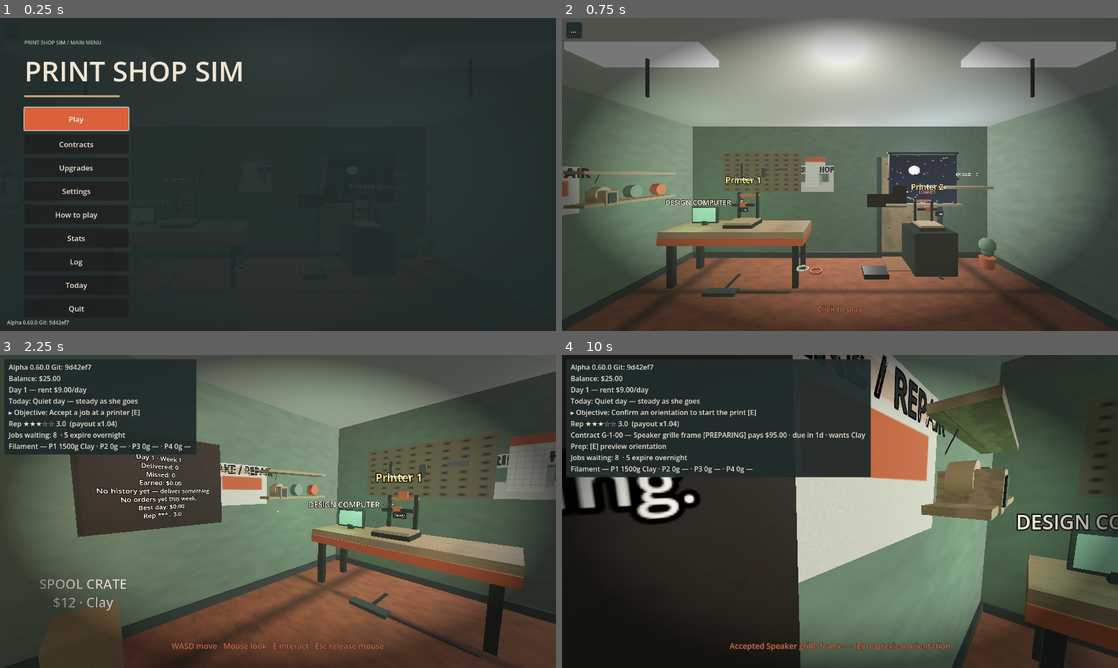
Above: before the commit, frames 1-4 (two rows, left to right).
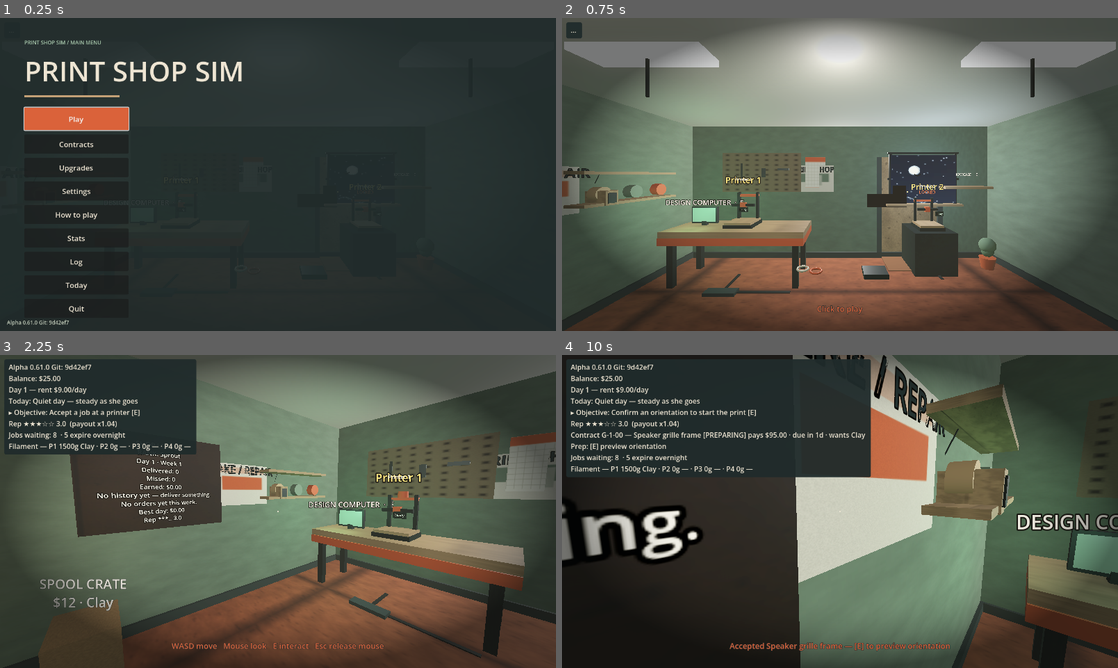
Above: after the commit, the same moments.

Repository: jiracipika/printshop-sim
Game: Godot game, scene res://scenes/Main.tscn
The game is run twice, just before and just after one commit, with the same random seed, the same clock (stepped at 60 frames per second) and the same inputs.
Inputs (mouse positions are in pixels of both pictures, inside the frame that each line leads up to):
- Up to frame 1 (0.25 s): no input
- Up to frame 2 (0.75 s): click "Play" at 0.5 s
- Up to frame 3 (2.25 s): tap Enter (ui_accept) at 1.25, 1.52, 2 s; move the mouse to (400, 495) at 1.27 s; hold D (move_right) 1.28-2.03 s; tap E (interact) at 1.35 s; click (400, 495) at 1.42 s; move the mouse to (250, 511) at 2.02 s; hold W (move_forward) from 2.03 s (still down); tap 1 at 2.1 s
- Up to frame 4 (10 s): tap Enter (ui_accept) at 2.27, 3.5, 3.77, 4.25, 4.52, 5, 5.27, 5.75, 6.77, 7.52, 8.27, 9.77 s; move the mouse to (851, 505) at 2.77 s; tap 2 at 2.85, 8.85 s; move the mouse to (834, 517) at 3.52 s; tap 3 at 3.6, 9.6 s; click (834, 517) at 3.67 s; move the mouse to (878, 514) at 4.27 s; tap 4 at 4.35 s; move the mouse to (795, 508) at 5.02 s; tap 5 at 5.1 s; move the mouse to (845, 511) at 5.77 s; tap 6 at 5.85 s; click (845, 511) at 5.92 s; move the mouse to (817, 505) at 6.52 s; release W (move_forward) at 6.53 s; hold D (move_right) 6.53-7.28 s; tap 7 at 6.6 s; move the mouse to (867, 511) at 7.27 s; hold W (move_forward) 7.28-9.53 s; tap E (interact) at 7.35 s; move the mouse to (812, 511) at 8.02 s; tap 1 at 8.1 s; click (812, 511) at 8.17 s; move the mouse to (851, 505) at 8.77 s; move the mouse to (834, 517) at 9.52 s; hold A (move_left) from 9.53 s (still down)

The runs differ from the first frame. In frame 1, less than 0.1% of the frame differs, in the area x 5-6%, y 96-98%; in frame 2, nothing differs; in frame 3, 1.5%; in frame 4, 4.6%, in the area x 0-26%, y 3-67%.

Commit message:
feat: shop rank career (v0.61.0) — Print Shop 3.0 slice 4
Five derived rank levels (Sprout/Staple 15+3.0/Known 40+3.5/Fixture
80+4.0/Institution 150+4.5) recomputed on every read from lifetime
delivered + the new persisted rep_high_water (updated only in _rep_event,
the single rep writer; pre-v0.61 saves bootstrap it as a floor). The
brief's primary derivation via announced_tier was analyzed and found
unsound — Events.TIER_THRESHOLDS [3.0,3.5,4.25] never encodes 4.5, so L4
in [4.0,4.25) and L5 in [4.5,5.0] under-count after routine rep drops;
the brief's explicit persisted-high-water fallback was adopted
(docs/worker-rank.md). Payout factor +2% x (level-1) appended at the very
END of _finalize_payout; fresh shops derive L1 (factor exactly 1.0) so
the payout-pinning suites stayed green UNMODIFIED. Once-per-level
announcement (gold toast, rank log entry, chalkboard RANK header),
announced_rank persisted; Stats RANK block; three milestones.
rank_test.gd 33 checks. Parent-authorized deviation: atmosphere_test
version pin refreshed 0.60.0 -> 0.61.0 (1 line). New bot references:
delivery counts byte-identical to baseline, only money moved — playtest
day-9 $1,753.13/17, lategame day-14 $5,081.71/64, loop-end
$6,245.19/74; all floors pass. Verified: ladder 77/77, pytest 21/21,
CJK clean.

Diff:
--- a/scripts/Main.gd
+++ b/scripts/Main.gd
@@ -63,6 +63,15 @@
 ## Reputation-tier high-water mark (v0.19.0): tier-up announcements and the
 ## morning board terms fire once per threshold; persisted.
 var announced_tier := 1
+## Reputation high-water (v0.61.0): the most reputation the shop has EVER
+## held, behind the shop rank's rep gates. Persisted as rep_high_water —
+## see shop_rank_level()'s header for why the announced_tier thresholds
+## cannot stand in for it.
+var rep_high_water := 0.0
+## Rank-announcement high-water (v0.61.0): the level-up toast, "rank" log
+## entry and chalkboard line fire once per level, ever; persisted 1..5,
+## absence-tolerant (announced_tier pattern).
+var announced_rank := 1
 ## Lifetime counters (v0.5.0), persisted and shown in the menu Stats panel.
 ## "missed" (v0.14.0): board offers that expired overnight.
 var stats := {"delivered": 0, "late": 0, "scrapped": 0, "cancelled": 0, "earned_cents": 0, "missed": 0, "lost_walkins": 0}
@@ -368,6 +377,18 @@
 	else:
 		lines.append("Top tier reached — the whole market shops here.")
 	lines.append("")
+	# Shop rank (v0.61.0): derived level, next gate and payout bonus — the
+	# same shape as the BOARD TIER block above.
+	lines.append("RANK (v0.61)")
+	var rlvl := shop_rank_level()
+	lines.append("%s — payouts +%d%%" % [RANK_NAMES[rlvl - 1],
+		roundi(100.0 * (rank_payout_mult() - 1.0))])
+	if rlvl < 5:
+		lines.append("Next: %s at %d delivered and %.2f stars" % [
+			RANK_NAMES[rlvl], RANK_DELIVERED[rlvl - 1], RANK_REP[rlvl - 1]])
+	else:
+		lines.append("Top rank reached — the whole street knows the shop.")
+	lines.append("")
 	lines.append("MILESTONES")
 	for a in _achievements():
 		lines.append(("%s  %s" % ["✓", a.name]) if a.done else ("·  %s — %s" % [a.name, a.hint]))
@@ -533,6 +554,14 @@
 			"done": int(stats.late) >= 10},
 		{"name": "Hard knocks", "hint": "have 10 orders fail on quality",
 			"done": int(stats.cancelled) >= 10},
+		# Shop rank milestones (v0.61.0): the counter counter is persisted from
+		# slice 2; the rank gates are the same derived level the payout reads.
+		{"name": "Counter regular", "hint": "serve 10 walk-in customers",
+			"done": int(walkins_served) >= 10},
+		{"name": "Face of the street", "hint": "reach the Known shop rank",
+			"done": shop_rank_level() >= 3},
+		{"name": "Institution", "hint": "reach the Institution shop rank",
+			"done": shop_rank_level() >= 5},
 	]
 
 ## Full week (v0.52.0): every day in the persisted 7-day window shipped at
@@ -891,6 +920,21 @@
 	else:
 		# Pre-v0.19 saves: adopt the current tier silently, never re-announce.
 		announced_tier = Events.tier_for_rep(reputation)
+	# Shop rank (v0.61.0): the high-water restores verbatim; pre-v0.61 saves
+	# bootstrap it from everything derivable — the current reputation, or the
+	# rep floor the persisted board tier proves the shop once held (see
+	# docs/worker-rank.md for why this is a floor, not the full high-water).
+	# The announcement mark adopts the derived level silently: a boot must
+	# never toast or re-log old news.
+	if payload.has("rep_high_water"):
+		rep_high_water = clampf(float(payload.rep_high_water), 0.0, 5.0)
+	else:
+		rep_high_water = maxf(reputation, _rep_floor_for_tier(announced_tier))
+	if payload.has("announced_rank"):
+		var rk := int(payload.announced_rank)
+		announced_rank = rk if (rk >= 1 and rk <= 5) else shop_rank_level()
+	else:
+		announced_rank = shop_rank_level()
 	if payload.has("achv_toasted") and typeof(payload.achv_toasted) == TYPE_ARRAY:
 		_achv_toasted.clear()
 		for name in payload.achv_toasted:
@@ -1025,6 +1069,8 @@
 			"board": job_board.snapshot_payload(),
 			"log": workshop_log.snapshot(),
 			"tier_announced": announced_tier,
+			"announced_rank": announced_rank,
+			"rep_high_water": rep_high_water,
 			"achv_toasted": _achv_toasted,
 			"stations_heard": _stations_heard,
 			"recent_grades": recent_grades,
@@ -1254,6 +1300,10 @@
 	# Fresh shops start AT their tier — it never announces. Saves override
 	# this in _load_save (persisted high-water or derived).
 	announced_tier = boot_tier
+	# Shop rank (v0.61.0): a fresh shop's high-water starts at its opening
+	# standing (3.0 stars); _load_save restores or bootstraps it for saves.
+	# The announcement mark stays 1 — the boot never toasts old news.
+	rep_high_water = maxf(rep_high_water, reputation)
 	_refresh_printer_locks()  # machines + printers all exist by now
 	_apply_daylight()
 
@@ -3934,6 +3984,10 @@
 	client_last_grade[c.client] = final_grade
 	if via_counter:
 		walkins_served += 1  # v0.59.0 counter-order bookkeeping
+	# Shop rank (v0.61.0): both level operands only ever rise inside a settle
+	# (delivered here, rep in _rep_event above), so this is where a level-up
+	# announces. The guard makes the _rep_event call redundant, not harmful.
+	_check_rank_announcement()
 	_guide("delivered")
 	if reputation >= 4.0:
 		_guide("stars")
@@ -4295,7 +4349,10 @@
 ## Single source of truth for what a delivery actually pays: station grade
 ## x client loyalty (v0.32.0) -> reputation -> season -> daily event ->
 ## counter premium x1.10 (v0.59.0, counter orders only) -> late half ->
-## same-day tip -> showcase bonus (v0.37.0).
+## same-day tip -> showcase bonus (v0.37.0) -> shop rank +2% x (level - 1)
+## (v0.61.0, the FINAL factor — after the shelf bonus, before the int-cents
+## return; derived from lifetime delivered + rep high-water, so fresh shops
+## sit at L1 and add nothing).
 ## Tests pass the PRE-delivery reputation (the delivery bumps it afterwards).
 func _finalize_payout(base: int, late: bool, m: Dictionary, rep := -1.0,
 		counter := false) -> int:
@@ -4311,10 +4368,14 @@
 		payout += roundi(float(payout) * 0.10)
 	if _shelf_models.size() > 0:
 		payout = roundi(float(payout) * (1.0 + SHELF_BONUS_PER * _shelf_models.size()))
+	# Shop rank (v0.61.0): appended at the very END of the documented chain.
+	if shop_rank_level() > 1:
+		payout = roundi(float(payout) * rank_payout_mult())
 	return payout
 
 func _rep_event(delta: float) -> void:
 	reputation = clampf(reputation + delta, 0.0, 5.0)
+	rep_high_water = maxf(rep_high_water, reputation)  # v0.61.0 rank high-water
 	# Tier-up announcement (v0.19.0): exactly once per threshold, ever —
 	# the high-water mark survives rep drops and save/reload.
 	var tier := Events.tier_for_rep(reputation)
@@ -4323,6 +4384,67 @@
 		_log_event("tier", "The board is buzzing — bigger jobs available")
 		_set_prompt("The board is buzzing — bigger jobs available")
 		_save_game()
+	_check_rank_announcement()
+
+## --- shop rank (v0.61.0) ------------------------------------------------------
+##
+## Five DERIVED levels, never persisted as a level — the level recomputes on
+## every read from the lifetime delivered counter and the reputation
+## high-water, exactly like the board tier recomputes from reputation:
+## L1 Sprout (default), L2 Staple (15 delivered + 3.0 stars high-water),
+## L3 Known (40 + 3.5), L4 Fixture (80 + 4.0), L5 Institution (150 + 4.5).
+## Reaching a bar EXACTLY counts as the higher level (>=, tier_for_rep's
+## boundary rule).
+
+const RANK_NAMES: Array[String] = [
+	"Sprout", "Staple", "Known", "Fixture", "Institution"]
+## Per-level gates (index i = level i+2): lifetime delivered AND rep
+## high-water. Both operands are monotonic (delivered only grows; the
+## high-water only grows), so a reached level is never lost — the v0.57
+## balance-held milestone trap does not apply here.
+const RANK_DELIVERED: Array[int] = [15, 40, 80, 150]
+const RANK_REP: Array[float] = [3.0, 3.5, 4.0, 4.5]
+const RANK_PAYOUT_PER_LEVEL := 0.02  # +2% x (level - 1)
+
+
+## The current shop rank, derived on every read (never stored).
+func shop_rank_level() -> int:
+	var lvl := 1
+	for i in range(RANK_DELIVERED.size()):
+		if int(stats.delivered) >= RANK_DELIVERED[i] \
+				and rep_high_water >= RANK_REP[i]:
+			lvl = i + 2
+	return lvl
+
+
+## Payout factor of the current rank: 1.0 at Sprout, +2% per level above it.
+func rank_payout_mult() -> float:
+	return 1.0 + RANK_PAYOUT_PER_LEVEL * float(shop_rank_level() - 1)
+
+
+## The rep floor a persisted board tier proves: Events.TIER_THRESHOLDS[i] is
+## the reputation where tier i+2 unlocks, so a saved announced_tier of t
+## proves the shop once held TIER_THRESHOLDS[t-2]. Tier 1 proves nothing.
+func _rep_floor_for_tier(tier: int) -> float:
+	if tier >= 2 and tier <= 4:
+		return Events.TIER_THRESHOLDS[tier - 2]
+	return 0.0
+
+
+## Rank-up announcement (v0.61.0): exactly once per level, ever — mirrors the
+## v0.19.0 tier block above. Gold toast, one "rank" workshop-log entry, and
+## the chalkboard header picks the name up on its next refresh. The mark
+## survives rep drops and save/reload.
+func _check_rank_announcement() -> void:
+	var lvl := shop_rank_level()
+	if lvl <= announced_rank:
+		return
+	announced_rank = lvl
+	var rname: String = RANK_NAMES[lvl - 1]
+	_show_toast("Shop rank: %s" % rname)
+	_log_event("rank", "Shop rank: %s" % rname)
+	_set_prompt("Shop rank: %s" % rname)
+	_save_game()
 
 ## Payouts repay rent debt before anything else can be done with the money.
 func _repay_rent_debt() -> void:
@@ -4842,7 +4964,8 @@
 	var week := int((day_cycle.day - 1) / 7.0) + 1
 	var icon := _season_icon(str(season.get("id", "calm")))
 	var week_line := "Week %d %s" % [week, icon] if icon != "" else "Week %d" % week
-	var text := "SHOP LEDGER\nDay %d · %s\nDelivered: %d\nMissed: %d\nEarned: $%s\n%s\n%s\nBest day: $%s\nRep %s %.1f" % [
+	var text := "SHOP LEDGER\nRANK: %s\nDay %d · %s\nDelivered: %d\nMissed: %d\nEarned: $%s\n%s\n%s\nBest day: $%s\nRep %s %.1f" % [
+		RANK_NAMES[shop_rank_level() - 1],
 		day_cycle.day, week_line,
 		int(stats.delivered), int(stats.missed),
 		_cents_str(int(stats.earned_cents)),
--- a/scripts/SaveSystem.gd
+++ b/scripts/SaveSystem.gd
@@ -122,6 +122,10 @@
 		return {}
 	if not _walkins_served_valid(p):
 		return {}
+	if not _announced_rank_valid(p):
+		return {}
+	if not _rep_high_water_valid(p):
+		return {}
 	if not _wear_valid(p):
 		return {}
 	if not _cleans_valid(p):
@@ -269,6 +273,29 @@
 		return false
 	var f := float(p["walkins_served"])
 	return f == floorf(f) and f >= 0.0
+
+
+## Optional "announced_rank" key (v0.61.0): absent = fine; present must be
+## a whole int 1..5 — the rank-announcement high-water mark.
+static func _announced_rank_valid(p: Dictionary) -> bool:
+	if not p.has("announced_rank"):
+		return true
+	var t := typeof(p["announced_rank"])
+	if t != TYPE_INT and t != TYPE_FLOAT:
+		return false
+	var f := float(p["announced_rank"])
+	return f == floorf(f) and f >= 1.0 and f <= 5.0
+
+
+## Optional "rep_high_water" key (v0.61.0): absent = fine; present must be
+## a float in [0, 5] — the reputation high-water behind the shop rank.
+static func _rep_high_water_valid(p: Dictionary) -> bool:
+	if not p.has("rep_high_water"):
+		return true
+	var t := typeof(p["rep_high_water"])
+	if t != TYPE_INT and t != TYPE_FLOAT:
+		return false
+	return float(p["rep_high_water"]) >= 0.0 and float(p["rep_high_water"]) <= 5.0
 
 
 ## Optional "wear" key (v0.45.0): array of per-machine wear percents 0..100.
--- a/scripts/Version.gd
+++ b/scripts/Version.gd
@@ -2,7 +2,7 @@
 
 # Autoload: build/version identification so we always know what's deployed.
 
-const VERSION := "0.60.0"
+const VERSION := "0.61.0"
 const GIT_SHA := "9d42ef7"  # stamped by tools/build_web.sh at export time
 
 func label() -> String:
--- a/tests/atmosphere_test.gd
+++ b/tests/atmosphere_test.gd
@@ -421,7 +421,7 @@
 	_ok(main._prompt.get_theme_color("font_color") == Color("#DA623B") \
 		and main._toast.get_theme_color("font_color") == Color("#F5CE80") \
 		and texts_kept and hud_kept \
-		and load("res://scripts/Version.gd").VERSION == "0.60.0",
+		and load("res://scripts/Version.gd").VERSION == "0.61.0",
 		"prompt is clay, toast is gold, label texts and version are unchanged")
 
 	# --- I. v020 budget with a walk-in active ----------------------------------------
--- /dev/null
+++ b/tests/rank_test.gd
@@ -0,0 +1,251 @@
+extends SceneTree
+
+## v0.61.0 — "Shop rank career": five DERIVED levels (Sprout/Staple/Known/
+## Fixture/Institution) off lifetime delivered + rep high-water, +2%/level
+## payout tail at the very END of _finalize_payout, once-per-level gold
+## toast + "rank" log entry + chalkboard header line, a Stats RANK block and
+## three new milestones. Run:
+## godot --headless --path . -s tests/rank_test.gd
+
+const TOTAL := 33
+
+var checks := 0
+var failures := 0
+
+
+func _ok(cond: bool, label: String) -> void:
+	checks += 1
+	if cond:
+		print("ok %d: %s" % [checks, label])
+	else:
+		failures += 1
+		printerr("FAIL %d: %s" % [checks, label])
+
+
+func _rank_log_count(main) -> int:
+	var n := 0
+	for e in main.workshop_log.entries():
+		if str(e.kind) == "rank":
+			n += 1
+	return n
+
+
+func _init() -> void:
+	root.ready.connect(_run)
+
+
+func _run() -> void:
+	print("%d checks defined" % TOTAL)
+	BrowserSave.clear()
+	var packed: PackedScene = load("res://scenes/Main.tscn")
+	var main = packed.instantiate()
+	root.add_child(main)
+	for i in range(6):
+		await physics_frame
+	main.paused = false
+	main.captured = true
+
+	# --- A. the derived level table -------------------------------------------
+	# A fresh shop derives L1: zero delivered (the rep bar 3.0 is already met
+	# by the opening standing — delivered is what keeps it at Sprout).
+	_ok(main.shop_rank_level() == 1 and main.RANK_NAMES[0] == "Sprout"
+		and main.announced_rank == 1 and absf(main.rank_payout_mult() - 1.0) < 0.0001,
+		"a fresh shop is L1 Sprout at x1.00 and never announced")
+	# Boundaries 14/15, 39/40, 79/80, 149/150 on delivered; exact rep bars
+	# count as the higher level (tier_for_rep's >= rule).
+	main.stats["delivered"] = 14
+	main.rep_high_water = 5.0
+	_ok(main.shop_rank_level() == 1, "14 delivered is L1 even at a 5.0 high-water")
+	main.stats["delivered"] = 15
+	main.rep_high_water = 3.0
+	_ok(main.shop_rank_level() == 2 and main.RANK_NAMES[1] == "Staple",
+		"15 delivered + exactly 3.0 high-water is L2 Staple")
+	main.rep_high_water = 2.99
+	_ok(main.shop_rank_level() == 1, "3.0 minus a hair drops back to L1")
+	main.stats["delivered"] = 39
+	main.rep_high_water = 3.5
+	_ok(main.shop_rank_level() == 2, "39 delivered is L2 even at the 3.5 bar")
+	main.stats["delivered"] = 40
+	_ok(main.shop_rank_level() == 3 and main.RANK_NAMES[2] == "Known",
+		"40 delivered + exactly 3.5 high-water is L3 Known")
+	main.stats["delivered"] = 79
+	main.rep_high_water = 4.0
+	_ok(main.shop_rank_level() == 3, "79 delivered is L3 even at the 4.0 bar")
+	main.stats["delivered"] = 80
+	_ok(main.shop_rank_level() == 4 and main.RANK_NAMES[3] == "Fixture",
+		"80 delivered + exactly 4.0 high-water is L4 Fixture")
+	main.stats["delivered"] = 149
+	main.rep_high_water = 4.5
+	_ok(main.shop_rank_level() == 4, "149 delivered is L4 even at the 4.5 bar")
+	main.stats["delivered"] = 150
+	_ok(main.shop_rank_level() == 5 and main.RANK_NAMES[4] == "Institution",
+		"150 delivered + exactly 4.5 high-water is L5 Institution")
+
+	# --- B. payout math through the documented chain ---------------------------
+	# Controlled contract: calm season, quiet day, not late, no same-day tip
+	# (m carries day 0 so days_taken = 1), rep passed explicitly as the
+	# MULTIPLIER 0.88 (the rep>=0 branch takes a multiplier — v0.32 rule).
+	# Chain: 1000 x 0.88 = 880 at L1; the rank factor lands LAST.
+	main.season = Events.CALM_SEASON.duplicate(true)
+	main.today_event = Events.QUIET.duplicate(true)
+	var m := {"day": 0}
+	main.stats["delivered"] = 0
+	_ok(main._finalize_payout(1000, false, m, 0.88) == 880,
+		"L1 base: $10.00 x 0.88 rep pays 880 cents exactly")
+	main.stats["delivered"] = 15
+	main.rep_high_water = 3.0
+	_ok(main._finalize_payout(1000, false, m, 0.88) == 898,
+		"L2 appends x1.02: 880 -> roundi(897.6) = 898")
+	main.stats["delivered"] = 40
+	main.rep_high_water = 3.5
+	_ok(main._finalize_payout(1000, false, m, 0.88) == 915,
+		"L3 = base x 1.04 composed after every other factor: roundi(915.2) = 915")
+	main.stats["delivered"] = 80
+	main.rep_high_water = 4.0
+	_ok(main._finalize_payout(1000, false, m, 0.88) == 933,
+		"L4 appends x1.06: roundi(932.8) = 933")
+	main.stats["delivered"] = 150
+	main.rep_high_water = 4.5
+	_ok(main._finalize_payout(1000, false, m, 0.88) == 950,
+		"L5 appends x1.08: roundi(950.4) = 950")
+	# Walk-in + rank pinned exactly: counter premium x1.10 FIRST, rank x1.04
+	# LAST. 1010 x 0.88 = 888.8 -> 889; x1.10 = 977.9 -> 978; x1.04 = 1017.12
+	# -> 1017. (The reverse order would round to 1018.)
+	main.stats["delivered"] = 40
+	main.rep_high_water = 3.5
+	_ok(main._finalize_payout(1010, false, m, 0.88, true) == 1017,
+		"counter premium x1.10 lands before the L3 x1.04: 1017 exactly")
+	# Shelf bonus composes before rank: 880 -> shelf x1.02 -> 898 -> L3
+	# x1.04 -> roundi(933.92) = 934.
+	main._shelf_models.assign(["Moss terrarium"])
+	_ok(main._finalize_payout(1000, false, m, 0.88) == 934,
+		"shelf bonus x1.02 lands before the L3 x1.04: 934 exactly")
+	main._shelf_models.clear()
+	# Late half composes before rank: 880 -> x0.5 = 440 -> x1.04 -> 458.
+	_ok(main._finalize_payout(1000, true, m, 0.88) == 458,
+		"late half lands before the L3 x1.04: 458 exactly")
+
+	# --- C. the announcement lifecycle ------------------------------------------
+	main.stats["delivered"] = 15
+	main.rep_high_water = 3.0
+	main._rep_event(0.0)  # the real trigger site (_rep_event updates the mark)
+	_ok(main.announced_rank == 2 and main._toast.text == "Shop rank: Staple"
+		and _rank_log_count(main) == 1,
+		"crossing L2 announces once: toast + one rank log entry")
+	main._update_chalkboard()
+	_ok(main._chalk_label.text.contains("SHOP LEDGER\nRANK: Staple"),
+		"the chalkboard header carries RANK: Staple")
+	# Re-crossing is silent: drop below the bar (the mark survives), climb
+	# back through L3 — announce 3, then flip delivered across the L2 gate
+	# again: no third entry, no re-announce.
+	main._rep_event(-0.6)
+	_ok(main.announced_rank == 2 and absf(main.rep_high_water - 3.0) < 0.0001
+		and main.shop_rank_level() == 2,
+		"the high-water survives a rep drop (level stays L2)")
+	main.stats["delivered"] = 40
+	main._rep_event(1.5)
+	_ok(main.announced_rank == 3 and main._toast.text == "Shop rank: Known"
+		and _rank_log_count(main) == 2,
+		"crossing L3 announces once more (exactly one entry per level)")
+	main.stats["delivered"] = 15
+	main.stats["delivered"] = 40
+	_ok(main.announced_rank == 3 and _rank_log_count(main) == 2,
+		"re-crossing L2/L3 is silent — the mark is once per level, ever")
+	# Round-trip: the save carries both keys; a reload adopts silently.
+	main._save_game()
+	main.queue_free()
+	await physics_frame
+	var main2 = packed.instantiate()
+	root.add_child(main2)
+	await physics_frame
+	_ok(main2.announced_rank == 3 and absf(main2.rep_high_water - 3.9) < 0.0001
+		and _rank_log_count(main2) == 2,
+		"a reload restores the marks (log rides the ring buffer; no re-log)")
+	# Old-save absence: strip both keys from the file; the boot bootstraps the
+	# high-water from what is derivable (rep 3.9, board tier 3 -> 3.5 floor)
+	# and adopts the derived level as the announcement mark.
+	var payload: Dictionary = BrowserSave.load_payload()
+	payload.erase("announced_rank")
+	payload.erase("rep_high_water")
+	BrowserSave.save_payload(payload)
+	var main3 = packed.instantiate()
+	root.add_child(main3)
+	await physics_frame
+	_ok(absf(main3.rep_high_water - 3.9) < 0.0001
+		and main3.announced_rank == main3.shop_rank_level()
+		and main3.announced_rank == 3,
+		"a pre-v0.61 save bootstraps the high-water and adopts the level silently")
+
+	# --- D. SaveSystem validators ------------------------------------------------
+	var base := {
+		"version": 1, "balance_cents": 0,
+		"ledger": {"balance_cents": 0, "transactions": [],
+			"paid_contract_ids": [], "next_seq": 0},
+		"active_contract": {}, "paid_ids": []}
+	var good: Dictionary = base.duplicate(true)
+	good["announced_rank"] = 3
+	good["rep_high_water"] = 4.5
+	var vg: Dictionary = SaveSystem.validate(good)
+	_ok(not vg.is_empty() and int(vg.announced_rank) == 3
+		and absf(float(vg.rep_high_water) - 4.5) < 0.0001,
+		"validate accepts announced_rank 1..5 and rep_high_water 0..5")
+	var bad_rank: Dictionary = base.duplicate(true)
+	bad_rank["announced_rank"] = 6
+	_ok(SaveSystem.validate(bad_rank).is_empty(),
+		"validate rejects an announced_rank outside 1..5")
+	var bad_rep: Dictionary = base.duplicate(true)
+	bad_rep["rep_high_water"] = 5.1
+	_ok(SaveSystem.validate(bad_rep).is_empty(),
+		"validate rejects a rep_high_water outside 0..5")
+
+	# --- E. the three new milestones at their edges -------------------------------
+	main3.walkins_served = 9
+	var undone := [false, false, false]
+	for a in main3._achievements():
+		if str(a.name) == "Counter regular":
+			undone[0] = not bool(a.done)
+	main3.walkins_served = 10
+	var done := [false, false, false]
+	for a in main3._achievements():
+		if str(a.name) == "Counter regular":
+			done[0] = bool(a.done)
+	_ok(undone[0] and done[0],
+		"Counter regular: 9 walk-ins served is undone, 10 is done")
+	main3.stats["delivered"] = 79
+	main3.rep_high_water = 4.0
+	main3.walkins_served = 0
+	var face_done := false
+	var inst_undone := true
+	for a in main3._achievements():
+		if str(a.name) == "Face of the street":
+			face_done = bool(a.done)
+		if str(a.name) == "Institution":
+			inst_undone = not bool(a.done)
+	_ok(face_done and inst_undone,
+		"Face of the street: L4 counts, and L5 does not fire at L4")
+	main3.stats["delivered"] = 150
+	main3.rep_high_water = 4.5
+	for a in main3._achievements():
+		if str(a.name) == "Institution":
+			inst_undone = not bool(a.done)
+	_ok(not inst_undone, "Institution: L5 fires exactly at the L5 gate")
+
+	# --- F. the Stats RANK block ---------------------------------------------------
+	main3.stats["delivered"] = 40
+	main3.rep_high_water = 3.5
+	main3._on_menu_stats()
+	await physics_frame
+	var body: Label = main3.main_menu._stats_panel.get_node("Sheet/SheetBox/Body")
+	_ok(body.text.contains("RANK (v0.61)")
+		and body.text.contains("Known — payouts +4%")
+		and body.text.contains("Next: Fixture at 80 delivered and 4.00 stars"),
+		"the RANK block shows the level, the bonus and the next gate")
+	_ok(body.text.find("RANK (v0.61)") > body.text.find("BOARD TIER"),
+		"the RANK block sits after the BOARD TIER block")
+
+	main3.queue_free()
+	await physics_frame
+	BrowserSave.clear()
+	print("---")
+	print("checks=%d failures=%d" % [checks, failures])
+	quit(1 if failures > 0 else 0)
Not shown, added: tests/rank_test.gd.uid
Not shown, changed: docs/HANDOFF.md
Not shown, added: docs/worker-rank.md
